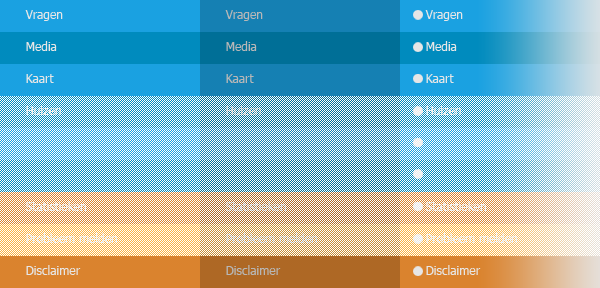
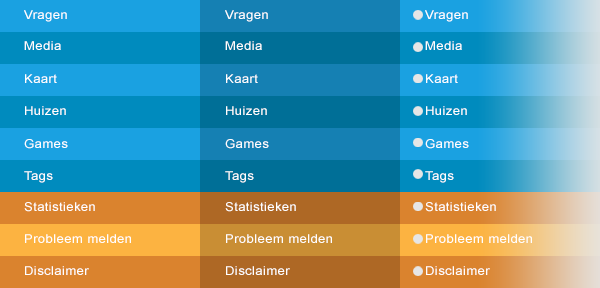
The second (600, 288) image is a revision of the first. Changes to its layers:
added group "teksten" with 36 layers above "ghosted kopiëren" over [24, 10, 532, 275]
added group "Disclaimer" with 3 layers in group "teksten" over [25, 266, 490, 275]
added group "Probleem melden" with 3 layers in group "teksten" over [25, 234, 532, 243]
added layer "last" (2nd of 9, in "teksten" › "Probleem melden") in group "Probleem melden" over [426, 234, 532, 243]
added layer "midle" (2nd of 9, in "teksten" › "Probleem melden") in group "Probleem melden" over [226, 234, 332, 243]
added layer "first" (2nd of 9, in "teksten" › "Probleem melden") in group "Probleem melden" over [25, 234, 131, 243]
added group "Statistieken" with 3 layers in group "teksten" over [24, 202, 496, 212]
added layer "last" (3rd of 9, in "teksten" › "Statistieken") in group "Statistieken" over [425, 202, 496, 212]
added layer "midle" (3rd of 9, in "teksten" › "Statistieken") in group "Statistieken" over [225, 202, 296, 212]
added group "Tags" with 3 layers in group "teksten" over [24, 171, 454, 183]
added group "Games" with 3 layers in group "teksten" over [24, 139, 469, 149]
added group "Huizen" with 3 layers in group "teksten" over [25, 106, 467, 115]
added group "Kaart" with 3 layers in group "teksten" over [25, 74, 458, 83]
added group "Media" with 3 layers in group "teksten" over [24, 41, 462, 50]
added group "vragen" with 3 layers in group "teksten" over [24, 10, 468, 22]
hid "ghosted kopiëren" over [0, 96, 600, 256]
removed layer "Vragen Kaart Plaatjes Huizen Nog iets Nog iets Statistieken Ove kopiëren" over [0, 10, 200, 275]
removed layer "Vragen Kaart Plaatjes Huizen Nog iets Nog iets Statistieken Ove kopiëren 2" over [400, 10, 600, 275]
removed layer "Vragen Kaart Plaatjes Huizen Nog iets Nog iets Statistieken Ove" over [200, 10, 400, 275]
added layer "kleuren" over [0, 10, 600, 275]
…and 22 more changes (22 added)
